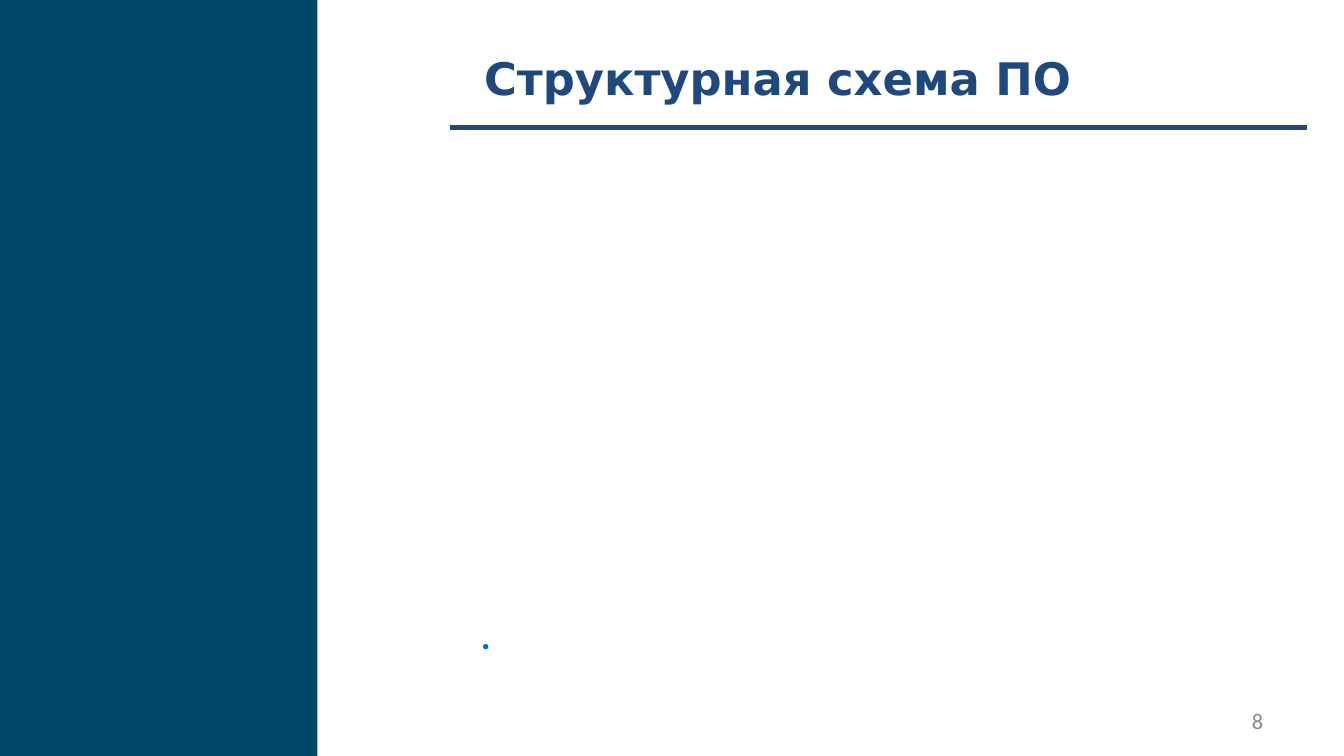
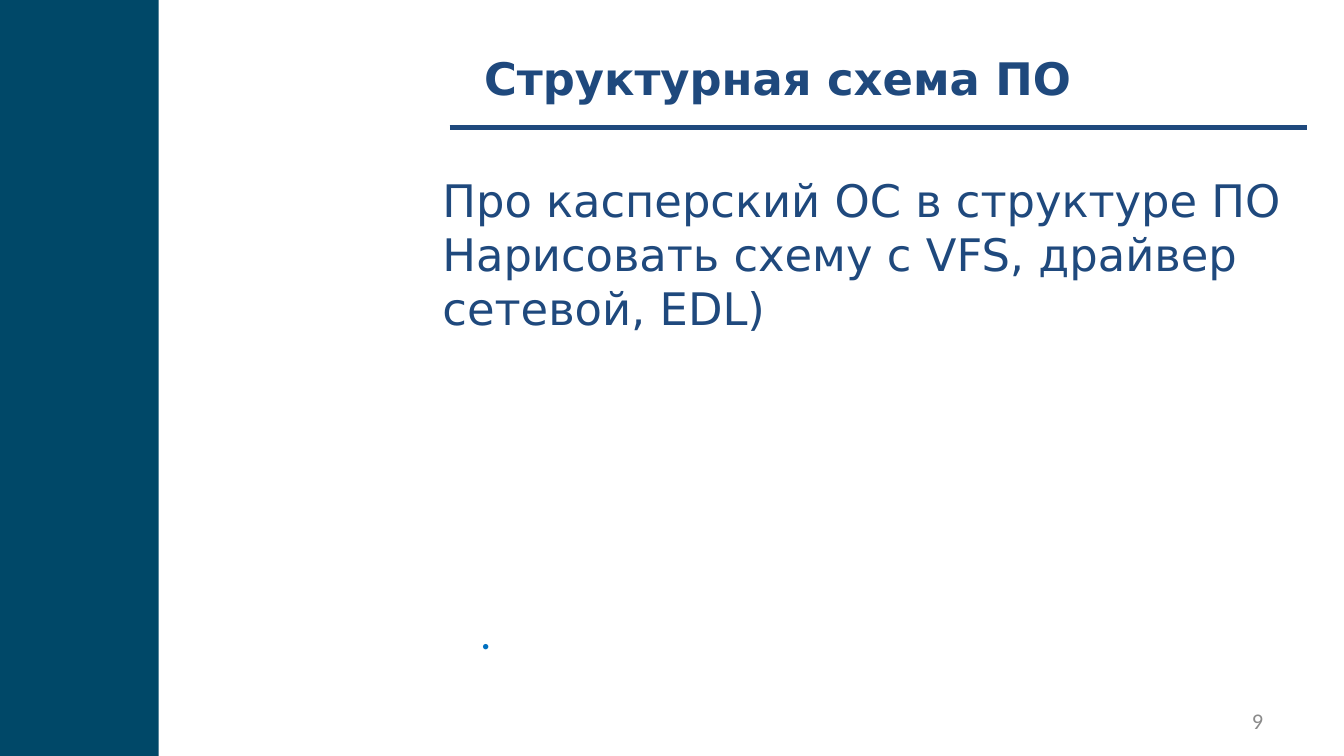
Before and after one commit to fanglores/Gagarin-2022, a slide deck: slide 9 of doc/Presentation.pptx (slide 8 before the commit). Drawn at 1344x756 pixels with LibreOffice and Linux fonts; fonts in the diff are those of the drawing. Boxes give left, top, right and bottom in pixels: in the first picture for what was removed or moved away, otherwise in the second. Text is boxed around its words. In the diff, an @@ line names an element or a change of style, - is before the commit and + after.

```diff
--- a/doc/Presentation.pptx
+++ b/doc/Presentation.pptx
@@ rectangle: place and size @@
-rectangle at (0,0,317,755)
+rectangle at (0,0,159,755)
@@ text added at (442,183,1280,331), 24 pt, text #1F497D @@
+Про касперский ОС в структуре ПО
+Нарисовать схему с VFS, драйвер сетевой, EDL)
@@ page number at (1252,714,1263,729): text changed @@
-8
+9
```
Also in this commit, not shown: 4 other slides changed, 1 slide added.
